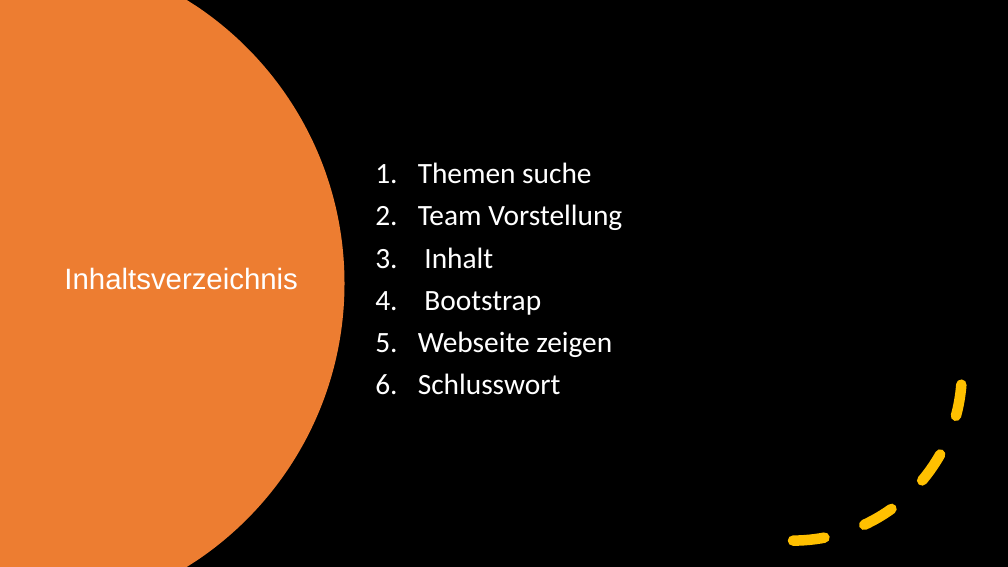
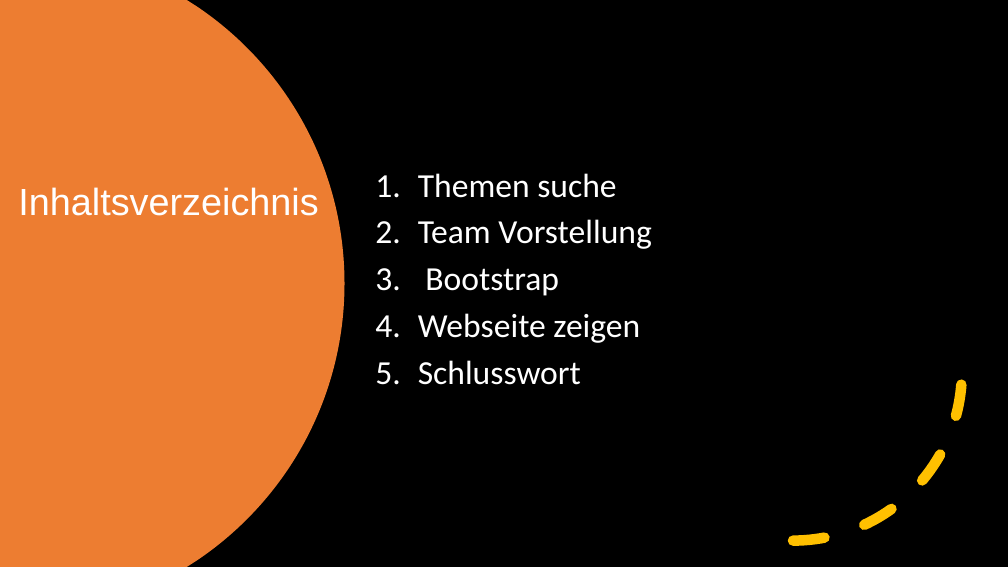
Before and after one commit to PhantomDancer1/Modul_431_Webpage, a slide deck: slide 2 of Modul Präsentation.pptx. Drawn at 1008x567 pixels with LibreOffice and Linux fonts; fonts in the diff are those of the drawing. Boxes give left, top, right and bottom in pixels: in the first picture for what was removed or moved away, otherwise in the second. Text is boxed around its words. In the diff, an @@ line names an element or a change of style, - is before the commit and + after.

```diff
--- a/Modul Präsentation.pptx
+++ b/Modul Präsentation.pptx
@@ text "Themen suche" at (418, 173, 651, 385): size 28 to 32 pt @@
@@ title "Inhaltsverzeichnis": place and size @@
-title "Inhaltsverzeichnis" at (64, 267, 297, 290)
+title "Inhaltsverzeichnis" at (18, 187, 318, 216)
@@ title "Inhaltsverzeichnis" at (18, 187, 318, 216): size 28 to 36 pt @@
@@ text at (424, 247, 493, 269): paragraph removed @@
-3. Inhalt
```
Also in this commit, not shown: 2 other slides changed, 2 slides added, 1 slide removed, 1 other file.
